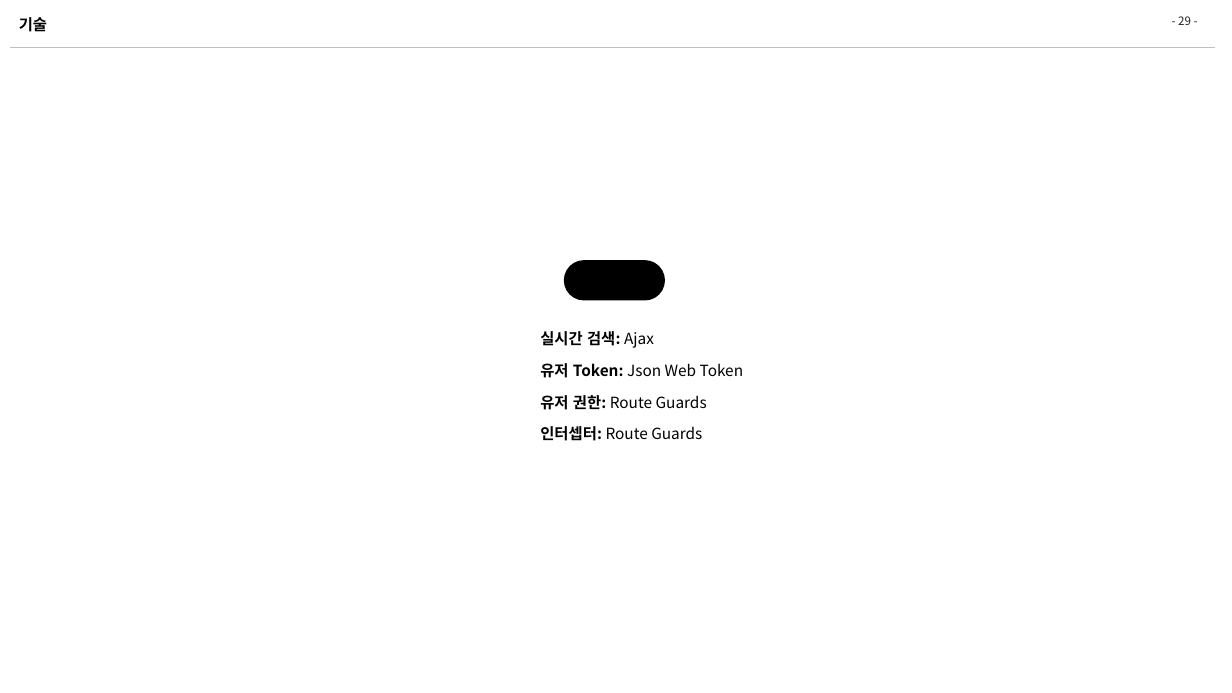
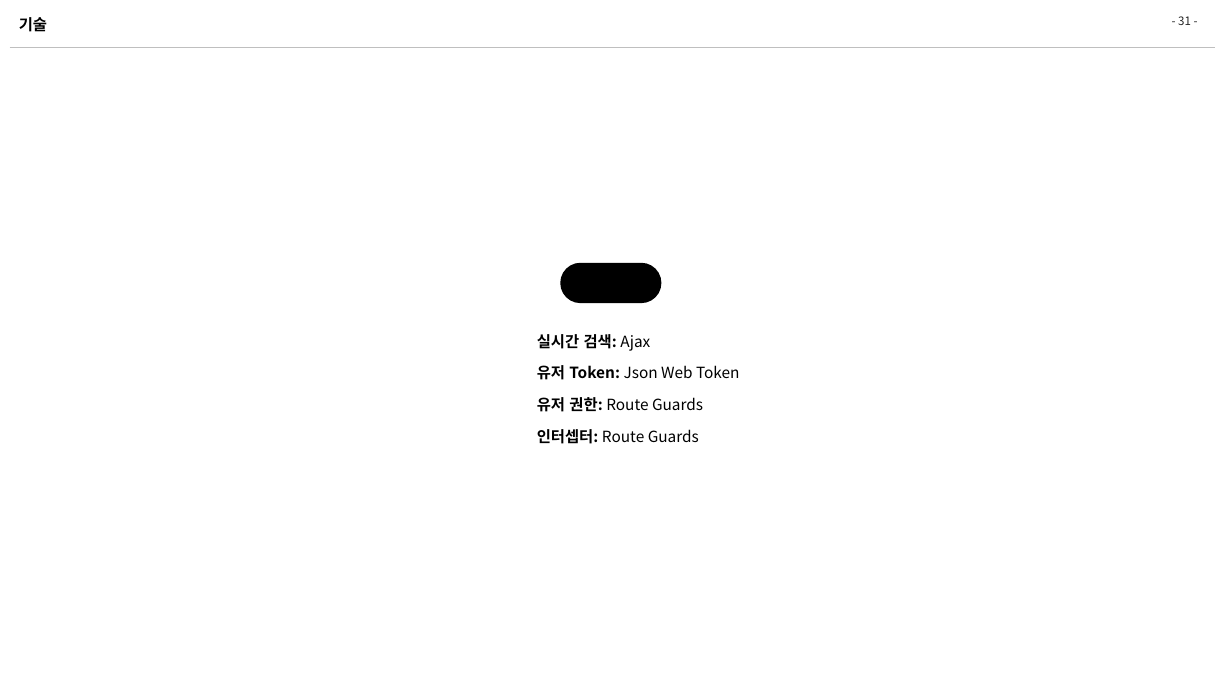
Before and after one commit to zhengze00/SpringBoot-MariaDB-master, a slide deck: slide 31 of Project File/[SK C&C] 인턴PT_오정택.pptx (slide 29 before the commit). Drawn at 1232x693 pixels with LibreOffice and Linux fonts; fonts in the diff are those of the drawing. Boxes give left, top, right and bottom in pixels: in the first picture for what was removed or moved away, otherwise in the second. Text is boxed around its words. In the diff, an @@ line names an element or a change of style, - is before the commit and + after.

```diff
--- a/Project File/[SK C&C] 인턴PT_오정택.pptx
+++ b/Project File/[SK C&C] 인턴PT_오정택.pptx
@@ page number at [1178, 16, 1191, 25]: text changed @@
-- 29 -
+- 31 -
@@ rounded rectangle "기술": place and size @@
-rounded rectangle "기술" at [564, 261, 665, 301]
+rounded rectangle "기술" at [560, 262, 661, 303]
@@ text "실시간 검색: Ajax": place and size @@
-text "실시간 검색: Ajax" at [540, 331, 744, 441]
+text "실시간 검색: Ajax" at [537, 334, 740, 444]
```
Also in this commit, not shown: 14 other slides changed, 2 slides added, 3 other files.
